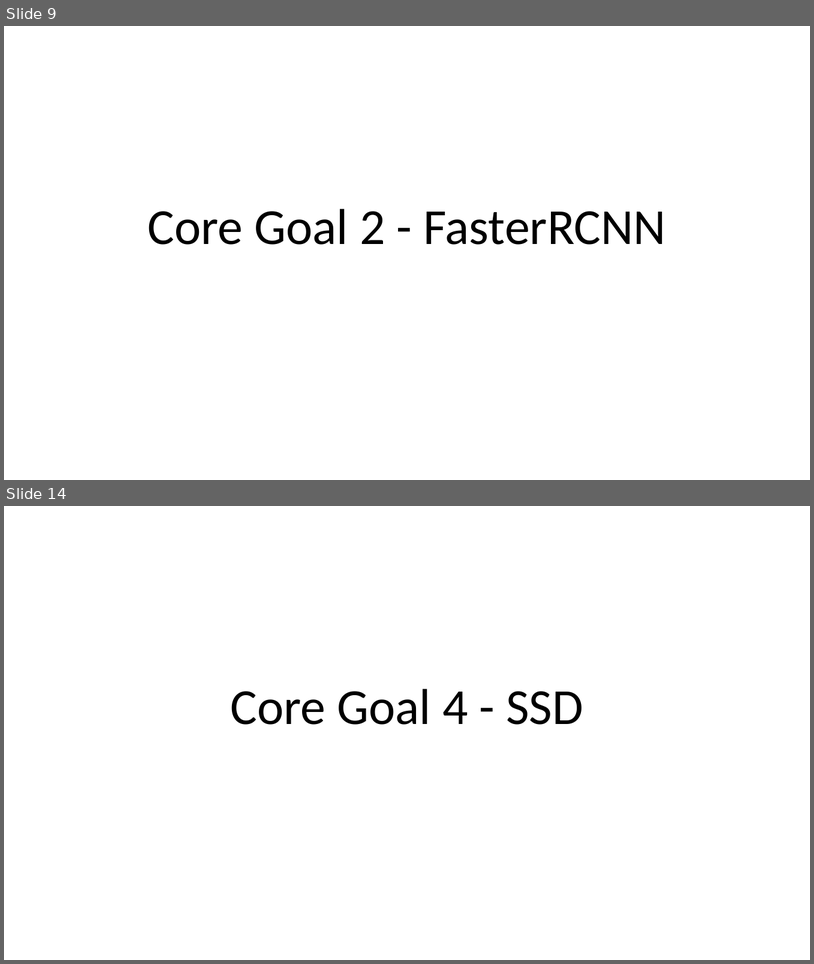
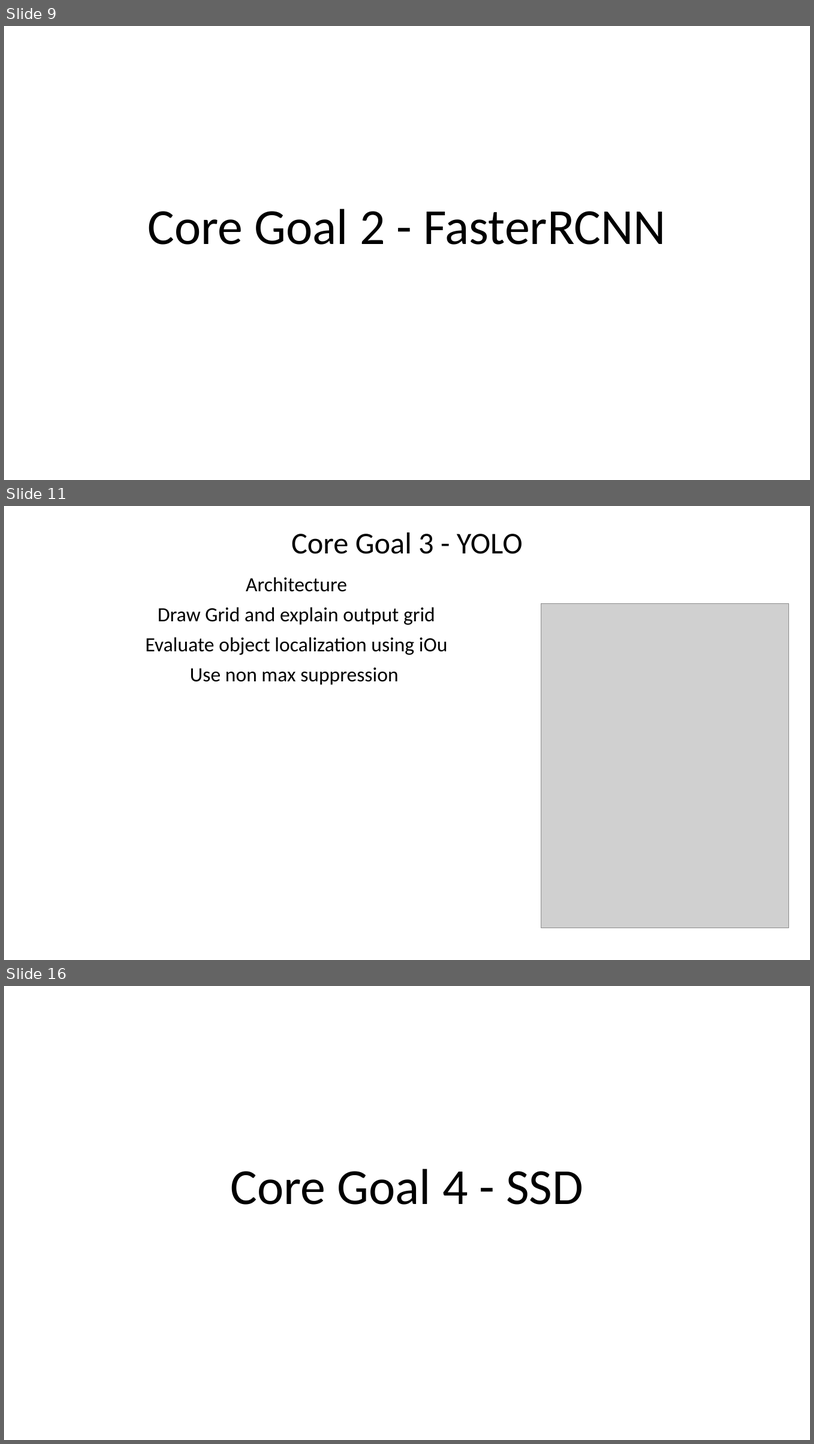
Before and after one commit to zliu007/DAEN690Report, a slide deck: SimpsonsImageDetection_Final Presentation_M.pptx. Shown one above the other, each under a label of ours: slides 9 and 14 before the commit, slides 9, 11 and 16 after it; the slides between them are not shown. The pictures are 814x964 and 814x1444 pixels, drawn with LibreOffice and Linux fonts; fonts in the diff are those of the drawing; grey boxes stand for pictures. Boxes give left, top, right and bottom in pixels: in the first picture for what was removed or moved away, otherwise in the second. Text is boxed around its words. In the diff, an @@ line names an element or a change of style, - is before the commit and + after.

```diff
--- a/SimpsonsImageDetection_Final Presentation_M.pptx
+++ b/SimpsonsImageDetection_Final Presentation_M.pptx
@@ slide 11 added at box(4, 506, 810, 960), background #FFFFFF @@
@@ title added at box(291, 532, 523, 554), 36 pt, text #000000 @@
+Core Goal 3 - YOLO
@@ subtitle added at box(146, 577, 448, 685), 24 pt, text #000000 @@
+Architecture
+Draw Grid and explain output grid
+Evaluate object localization using iOu
+Use non max suppression
@@ picture added at box(542, 603, 789, 928) @@
@@ what was slide 14 is now slide 16 @@
```
Also in this commit, not shown: 7 slides changed, 2 other slides added.
